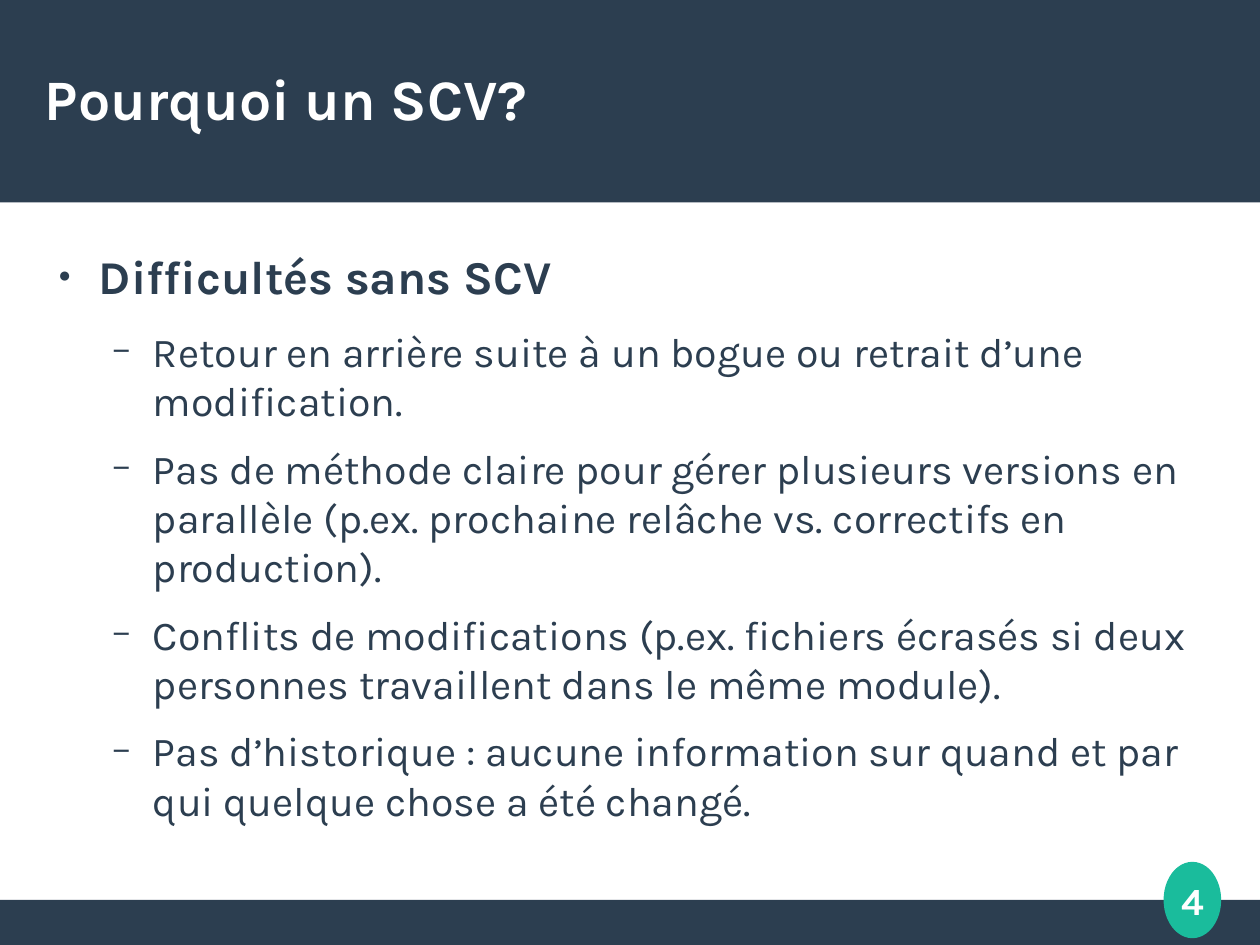
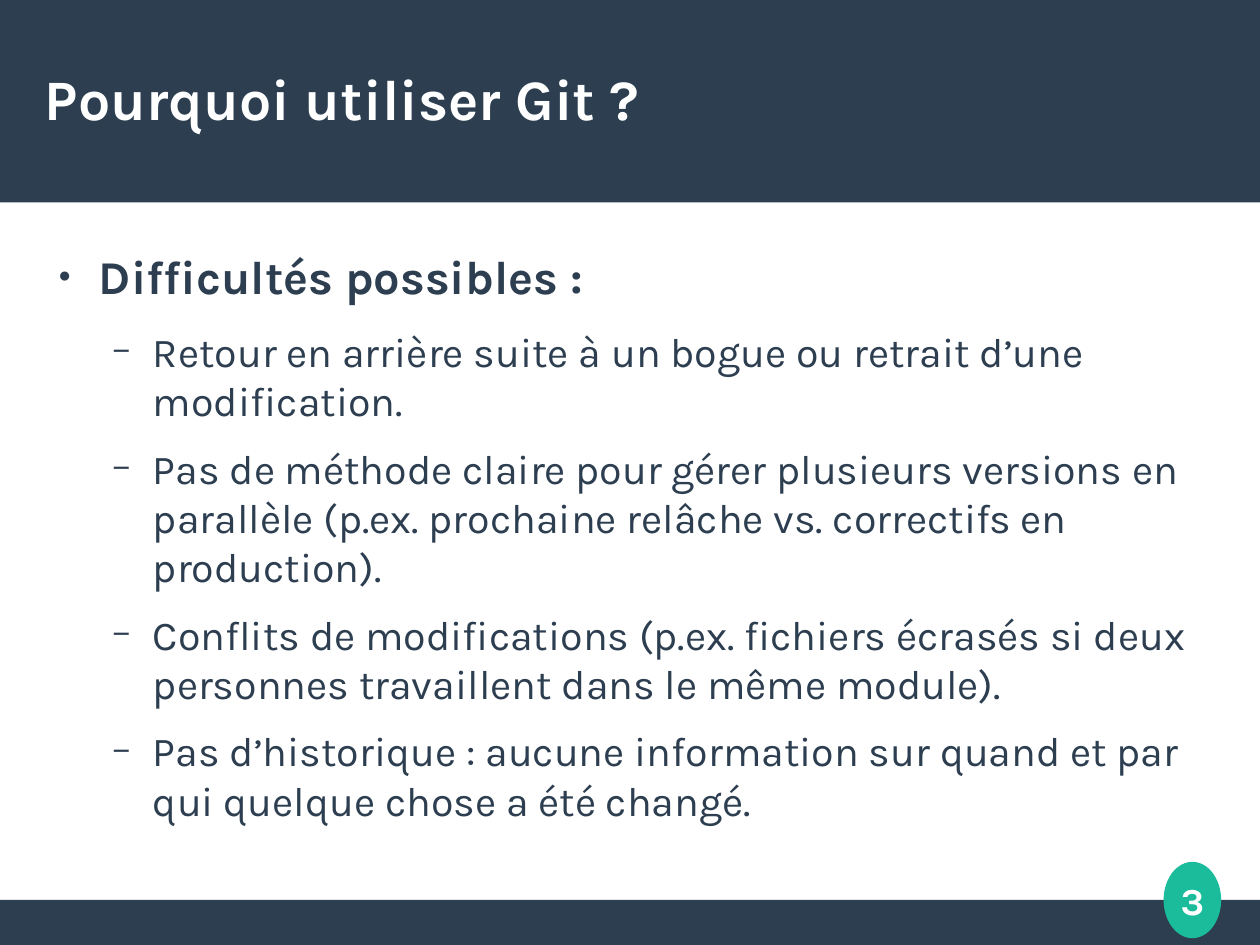
Before and after one commit to etdube/formation_git, a slide deck: slide 3 of Présentation git.odp (slide 4 before the commit). Drawn at 1260x945 pixels with LibreOffice and Linux fonts; fonts in the diff are those of the drawing. Boxes give left, top, right and bottom in pixels: in the first picture for what was removed or moved away, otherwise in the second. Text is boxed around its words. In the diff, an @@ line names an element or a change of style, - is before the commit and + after.

```diff
--- a/Présentation git.odp
+++ b/Présentation git.odp
@@ title at (45, 79, 595, 133): text changed @@
-Pourquoi un SCV?
+Pourquoi utiliser Git ?
@@ text at (99, 257, 558, 305): text changed @@
-● Difficultés sans SCV
+● Difficultés possibles :
@@ page number at (1181, 889, 1205, 916): text changed @@
-4
+3
```
Also in this commit, not shown: 1 other slide changed, 16 slides added, 1 slide removed, 5 other files.
